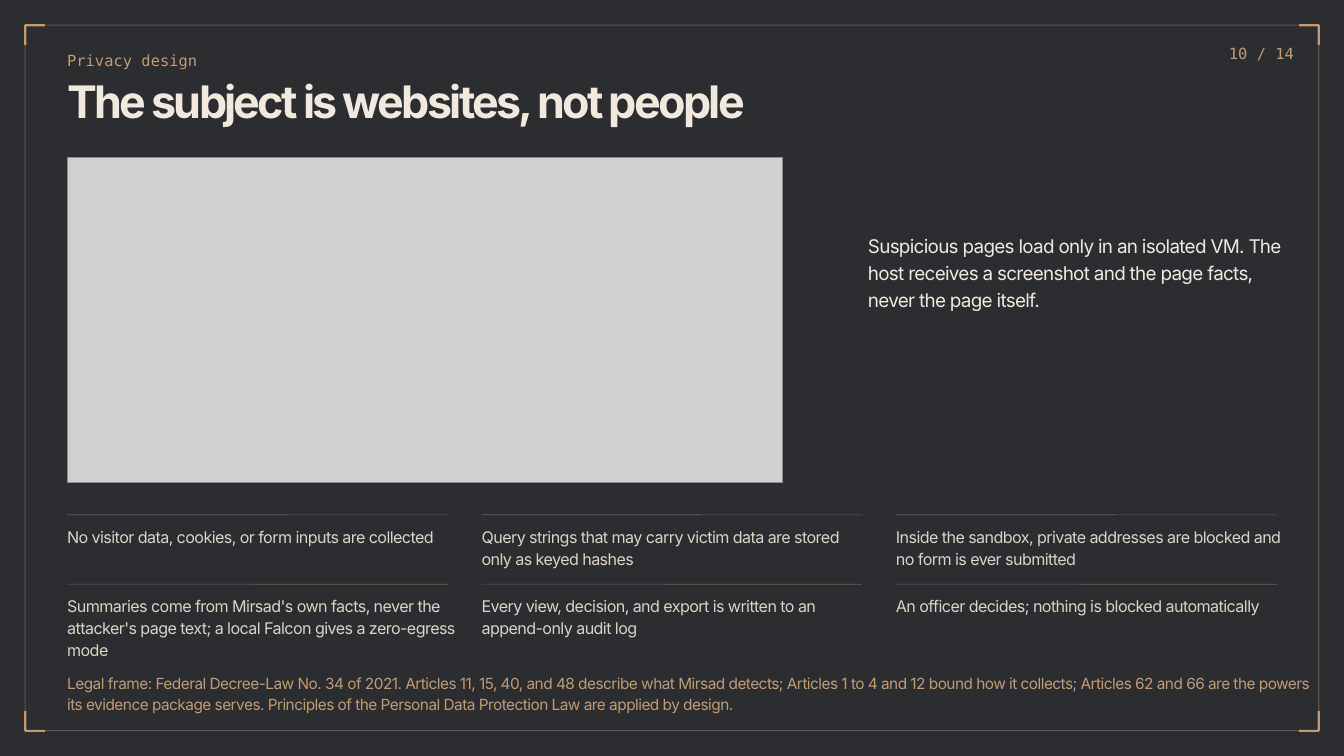
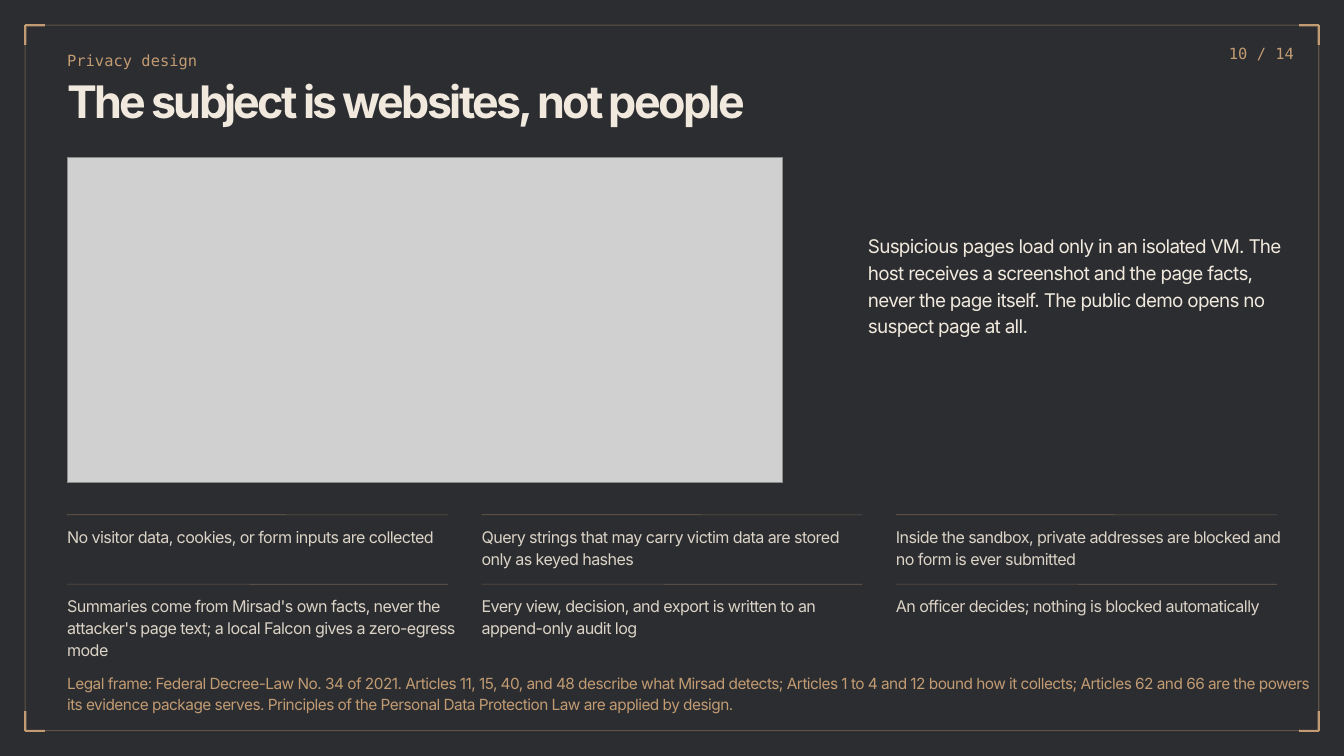
Before and after one commit to muhammet-tm/mirsad, a slide deck: slide 10 of deck/Mirsad_Deck.pptx. Drawn at 1344x756 pixels with LibreOffice and Linux fonts; fonts in the diff are those of the drawing; grey boxes stand for pictures. Boxes give left, top, right and bottom in pixels: in the first picture for what was removed or moved away, otherwise in the second. Text is boxed around its words. In the diff, an @@ line names an element or a change of style, - is before the commit and + after.

```diff
--- a/deck/Mirsad_Deck.pptx
+++ b/deck/Mirsad_Deck.pptx
@@ text at box(868, 292, 1265, 337): text changed @@
-never the page itself.
+never the page itself. The public demo opens no
+suspect page at all.
```
Also in this commit, not shown: 4 other slides changed, 3 other files.
